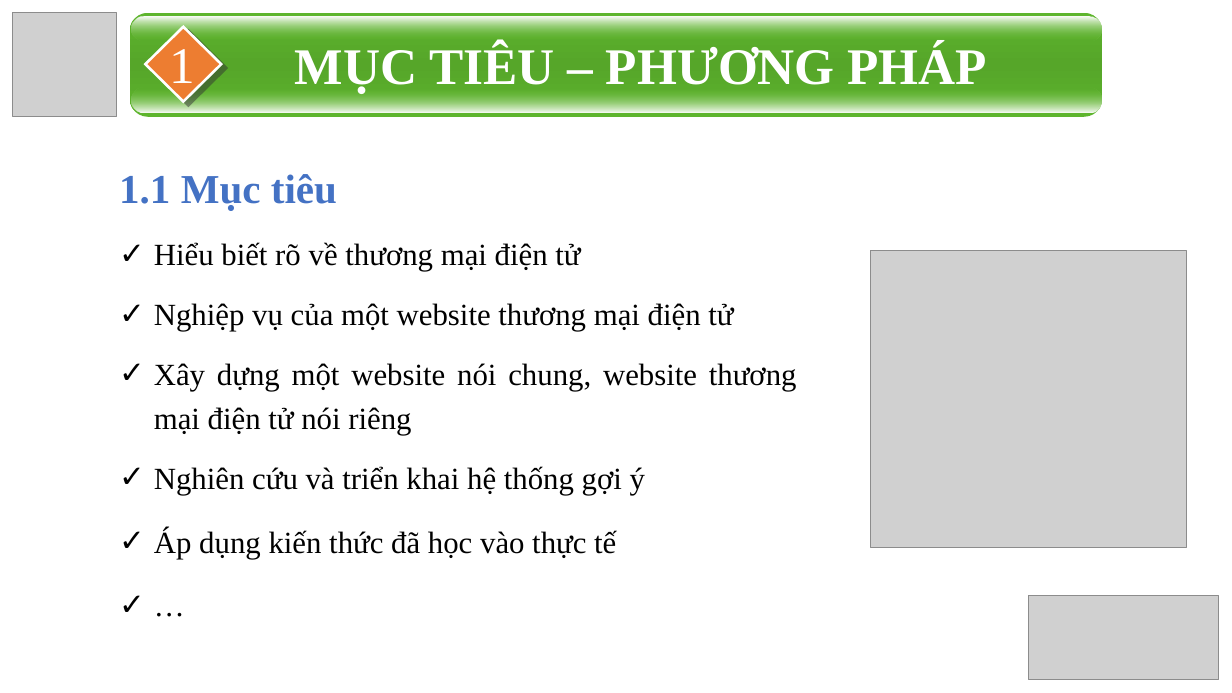
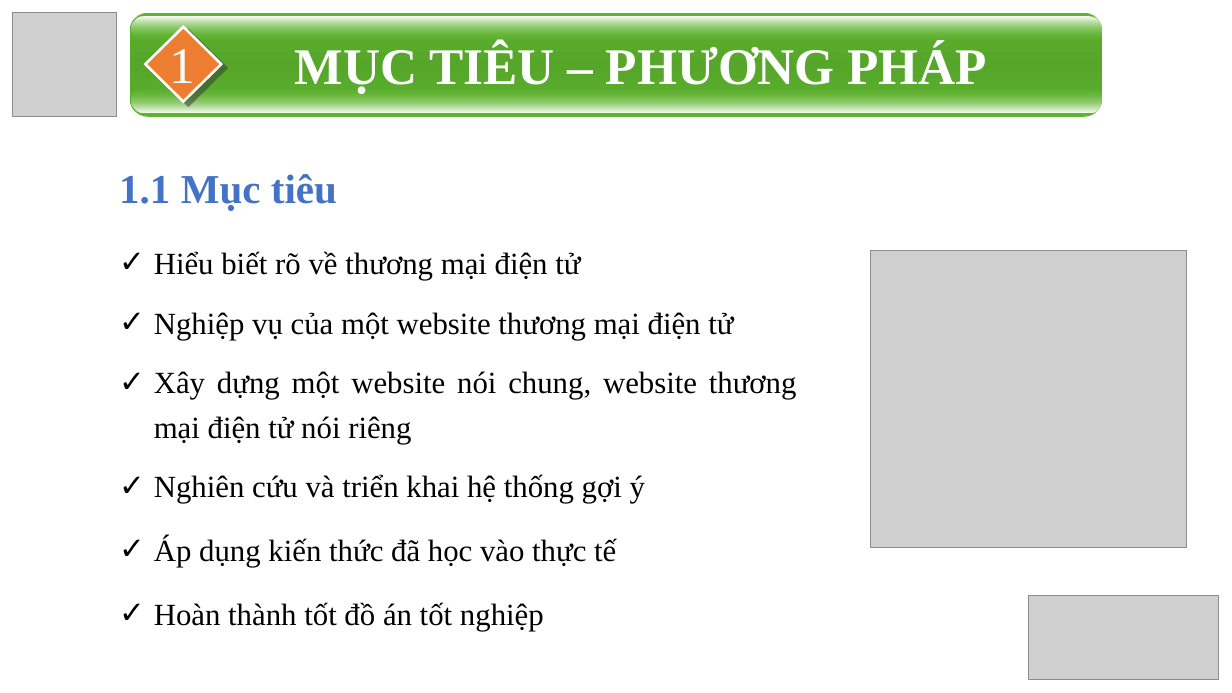
Before and after one commit to 2iamhuyvu/DATN, a slide deck: slide 3 of DATN.pptx. Drawn at 1232x693 pixels with LibreOffice and Linux fonts; fonts in the diff are those of the drawing; grey boxes stand for pictures. Boxes give left, top, right and bottom in pixels: in the first picture for what was removed or moved away, otherwise in the second. Text is boxed around its words. In the diff, an @@ line names an element or a change of style, - is before the commit and + after.

```diff
--- a/DATN.pptx
+++ b/DATN.pptx
@@ text "Hiểu biết rõ về thương ...": place and size @@
-text "Hiểu biết rõ về thương ..." at [119,174,797,559]
+text "Hiểu biết rõ về thương ..." at [154,251,797,631]
@@ text at [154,602,544,631]: text changed @@
-✓ …
+✓ Hoàn thành tốt đồ án tốt nghiệp
```
Also in this commit, not shown: 8 other slides changed, 1 slide removed.
